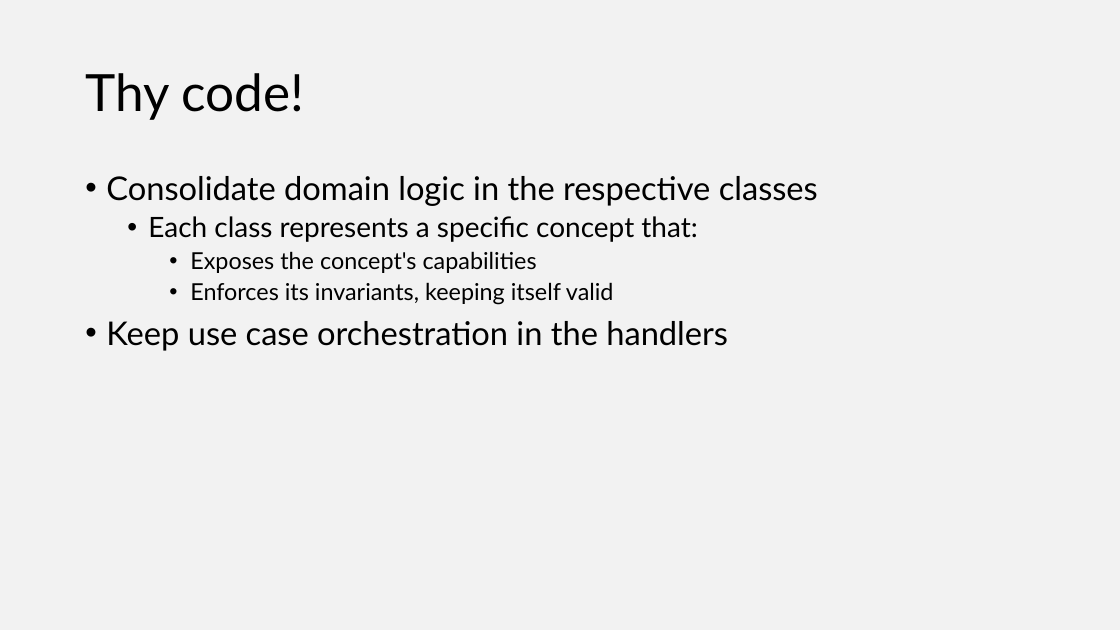
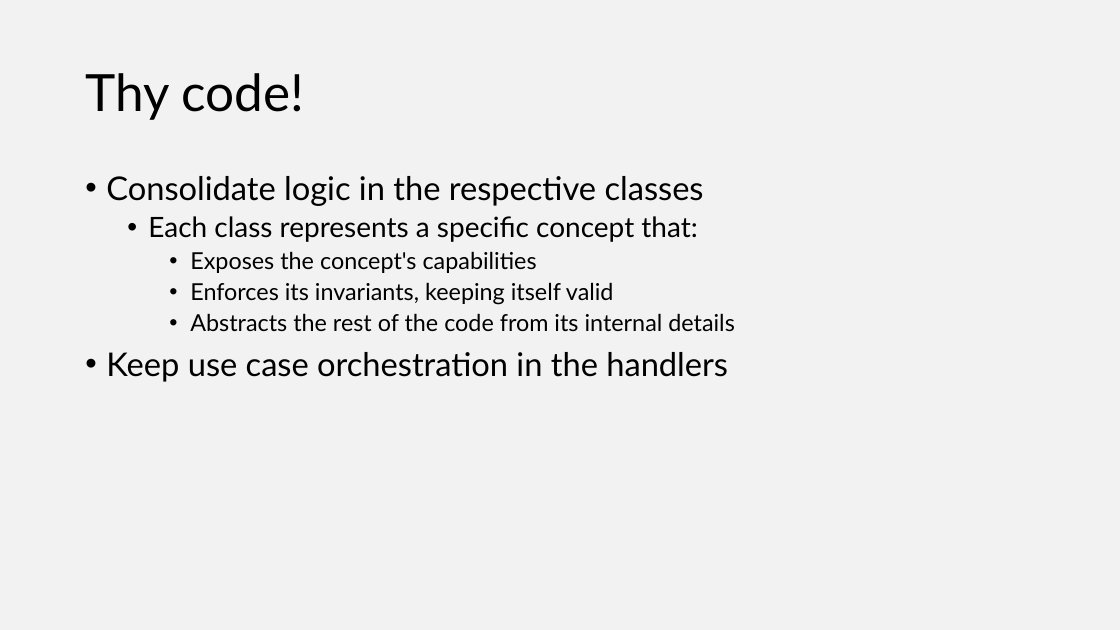
Before and after one commit to joaofbantunes/OOPsIDidItAgain, a slide deck: slide 24 of presentation/OOPsIDidItAgain.pptx (slide 23 before the commit). Drawn at 1120x630 pixels with LibreOffice and Linux fonts; fonts in the diff are those of the drawing. Boxes give left, top, right and bottom in pixels: in the first picture for what was removed or moved away, otherwise in the second. Text is boxed around its words. In the diff, an @@ line names an element or a change of style, - is before the commit and + after.

```diff
--- a/presentation/OOPsIDidItAgain.pptx
+++ b/presentation/OOPsIDidItAgain.pptx
@@ text at bbox=[106, 176, 704, 206]: text changed @@
-• Consolidate domain logic in the respective classes
+• Consolidate logic in the respective classes
@@ text at bbox=[190, 313, 735, 332]: paragraph added @@
+    • Abstracts the rest of the code from its internal details
```
Also in this commit, not shown: 9 other slides changed, 1 slide added, 1 other file.
